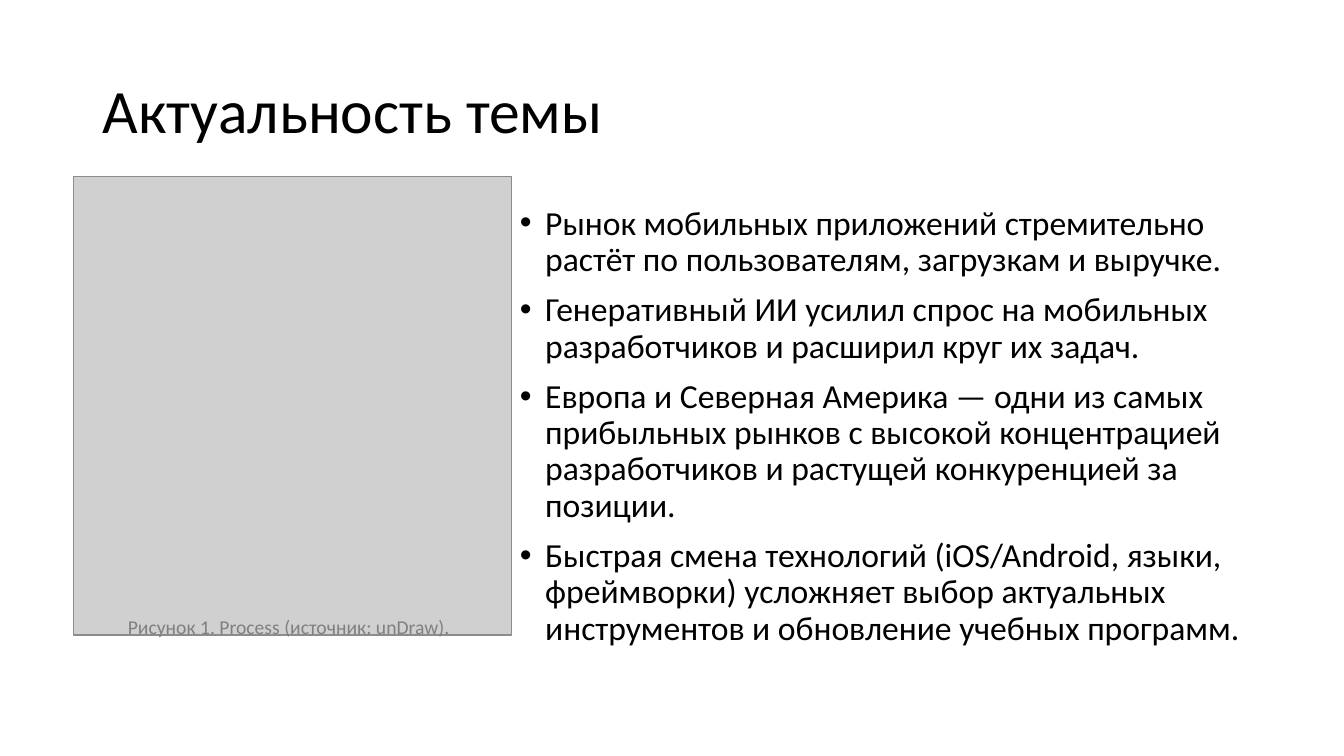
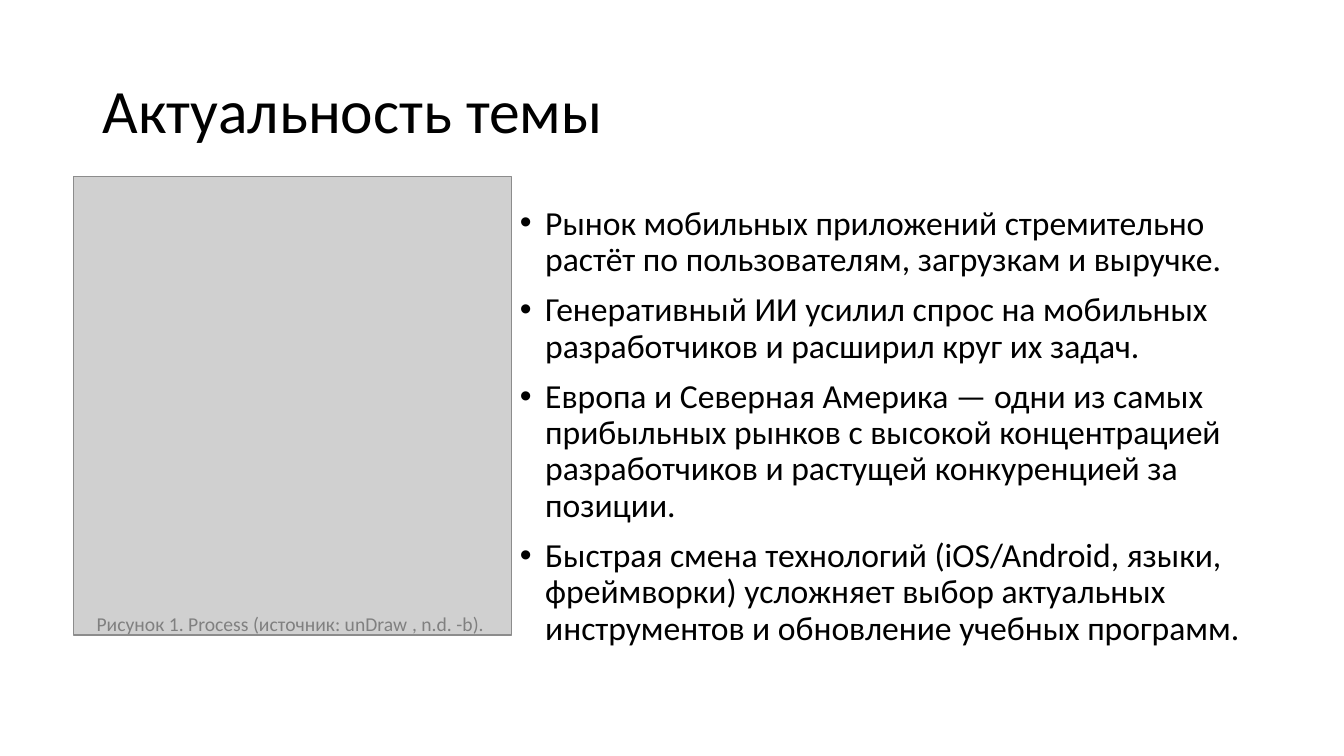
Before and after one commit to S0la1re/Research-work-new, a slide deck: slide 2 of Presentations of Bachelor's theses.pptx. Drawn at 1344x756 pixels with LibreOffice and Linux fonts; fonts in the diff are those of the drawing; grey boxes stand for pictures. Boxes give left, top, right and bottom in pixels: in the first picture for what was removed or moved away, otherwise in the second. Text is boxed around its words. In the diff, an @@ line names an element or a change of style, - is before the commit and + after.

```diff
--- a/Presentations of Bachelor's theses.pptx
+++ b/Presentations of Bachelor's theses.pptx
@@ text at (97, 617, 483, 637): text changed @@
-Рисунок 1. Process (источник: unDraw).
+Рисунок 1. Process (источник: unDraw , n.d. -b).
```
Also in this commit, not shown: 5 other slides changed, 1 slide added.
